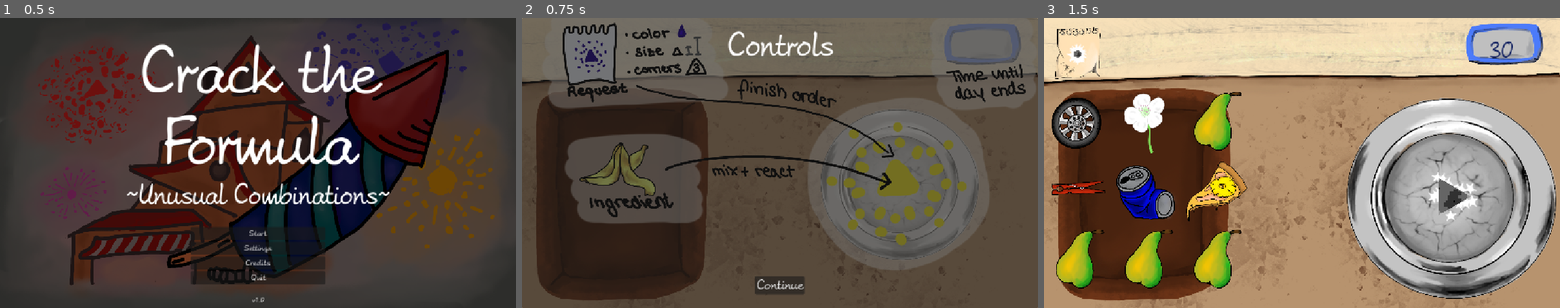
Above: before the commit, frames 1-3 (left to right).
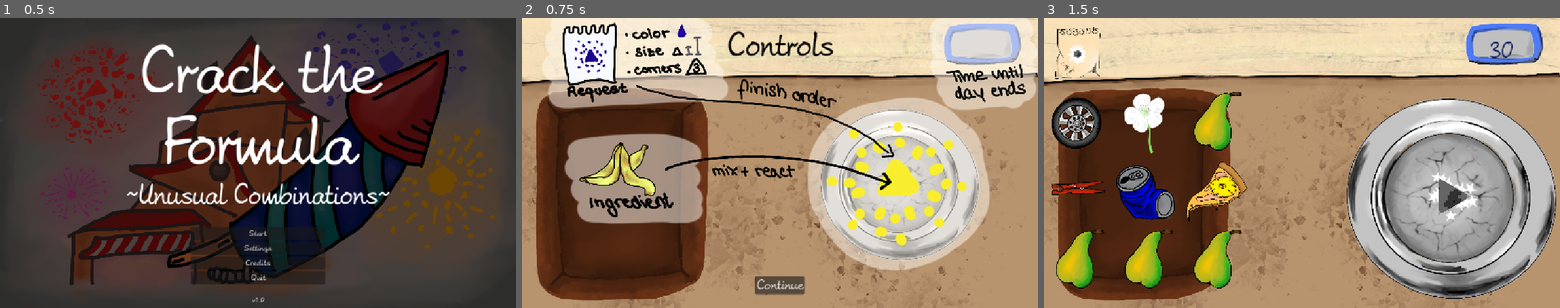
Above: after the commit, the same moments.

Repository: KIT-GameJam/Firework-Craft
Game: Godot game, scene res://gamemanager/gamemanager.tscn
The game is run twice, just before and just after one commit, with the same random seed, the same clock (stepped at 60 frames per second) and the same inputs.
Inputs:
- Up to frame 1 (0.5 s): no input
- Up to frame 2 (0.75 s): click "Start" at 0.5 s
- Up to frame 3 (1.5 s): click "Continue" at 1.25 s

Frame 1 is identical in both runs. In frame 2, 93% of the frame differs, in the area x 0-100%, y 0-100%; in frame 3, nothing differs.

Commit message:
better controlls screen

Diff:
--- a/ui/screens/control-screen/control_screen.tscn
+++ b/ui/screens/control-screen/control_screen.tscn
@@ -9,6 +9,7 @@
 
 [sub_resource type="LabelSettings" id="LabelSettings_5tgjf"]
 font_size = 60
+font_color = Color(0, 0, 0, 1)
 
 [sub_resource type="LabelSettings" id="LabelSettings_27lof"]
 font_size = 41
@@ -40,6 +41,7 @@
 expand_mode = 1
 
 [node name="Panel" type="Panel" parent="."]
+visible = false
 layout_mode = 1
 anchors_preset = 15
 anchor_right = 1.0
